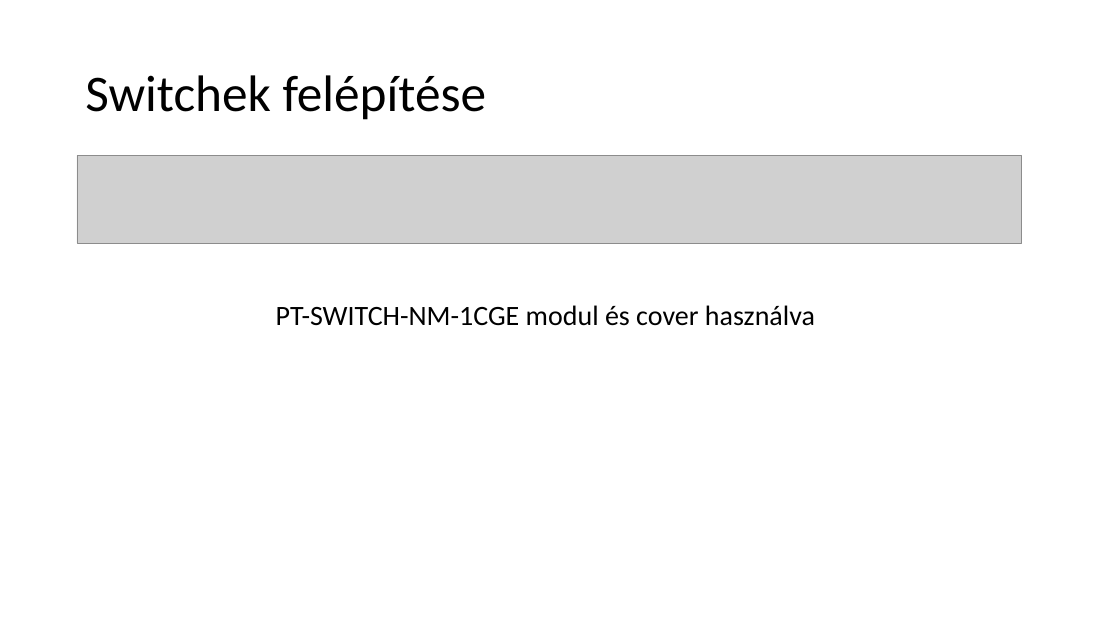
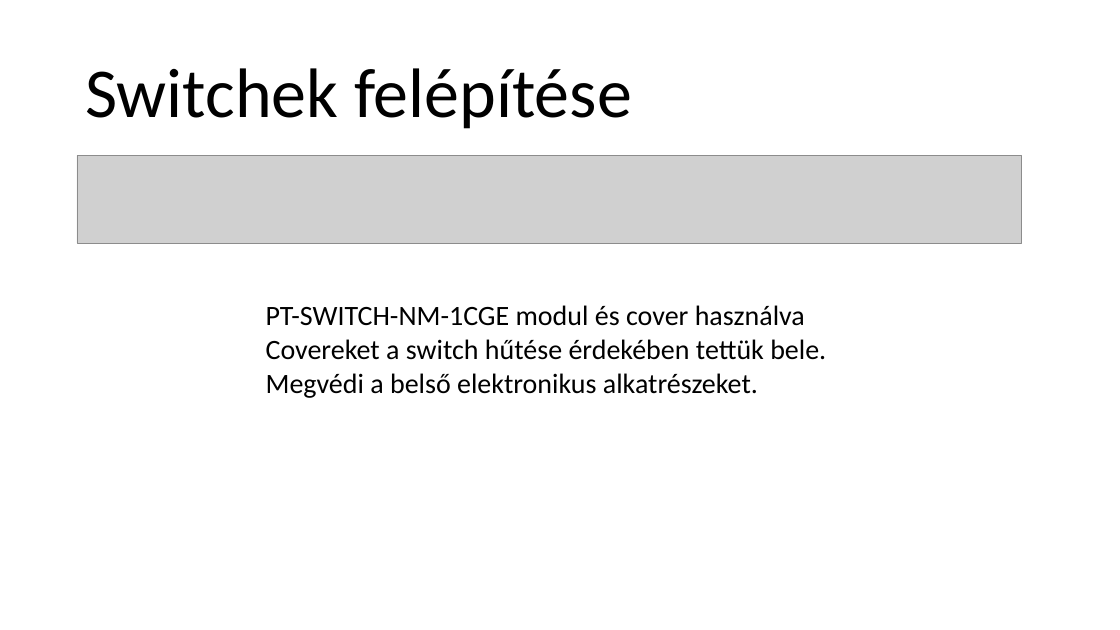
Before and after one commit to belain3d/halozatProjektek, a slide deck: slide 8 of 2-3-Projektmunka.pptx. Drawn at 1120x630 pixels with LibreOffice and Linux fonts; fonts in the diff are those of the drawing; grey boxes stand for pictures. Boxes give left, top, right and bottom in pixels: in the first picture for what was removed or moved away, otherwise in the second. Text is boxed around its words. In the diff, an @@ line names an element or a change of style, - is before the commit and + after.

```diff
--- a/2-3-Projektmunka.pptx
+++ b/2-3-Projektmunka.pptx
@@ title "Switchek felépítése" at (85,68,632,129): size 44 to 60 pt @@
@@ text "PT-SWITCH-NM-1CGE modul és cover használva": place and size @@
-text "PT-SWITCH-NM-1CGE modul és cover használva" at (276,305,815,326)
+text "PT-SWITCH-NM-1CGE modul és cover használva" at (266,305,826,398)
@@ text at (266,339,826,398): paragraphs added @@
+Covereket a switch hűtése érdekében tettük bele.
+Megvédi a belső elektronikus alkatrészeket.
```
Also in this commit, not shown: 6 other slides changed.
